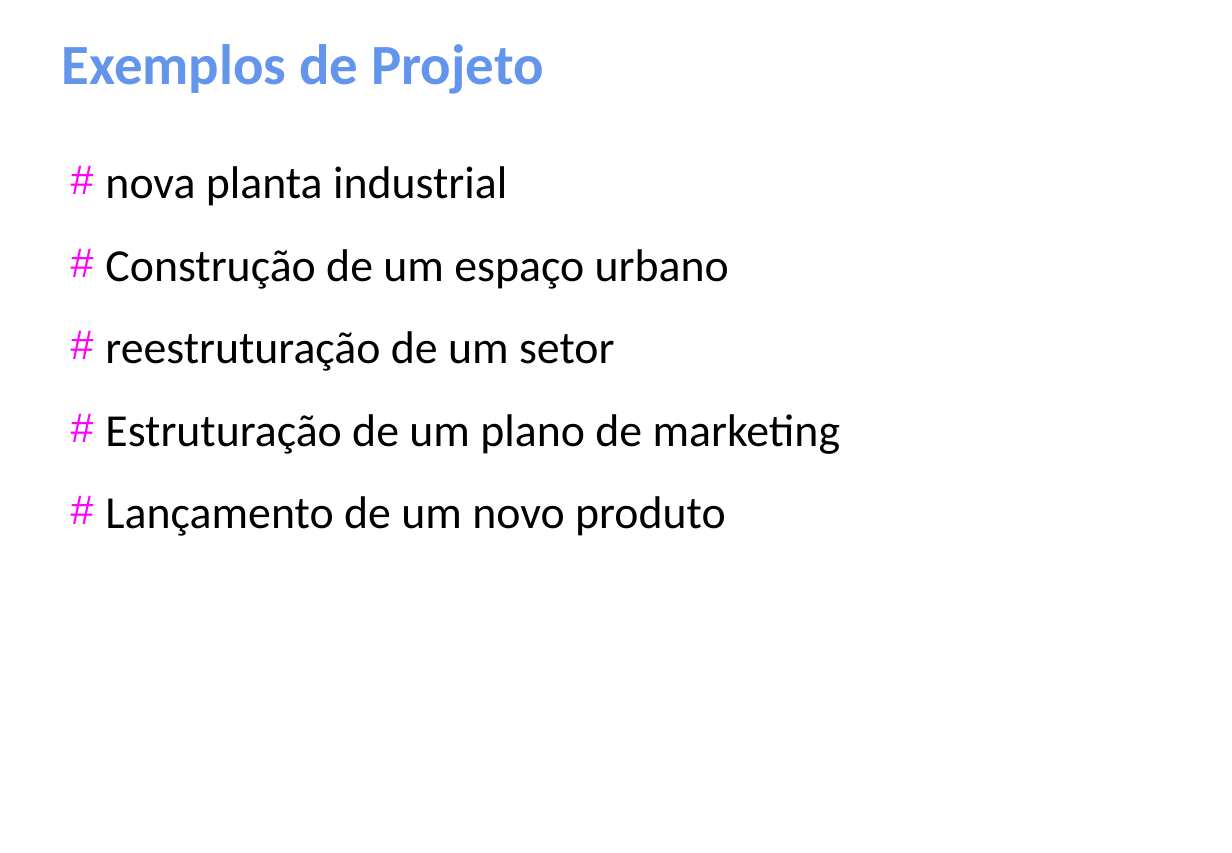
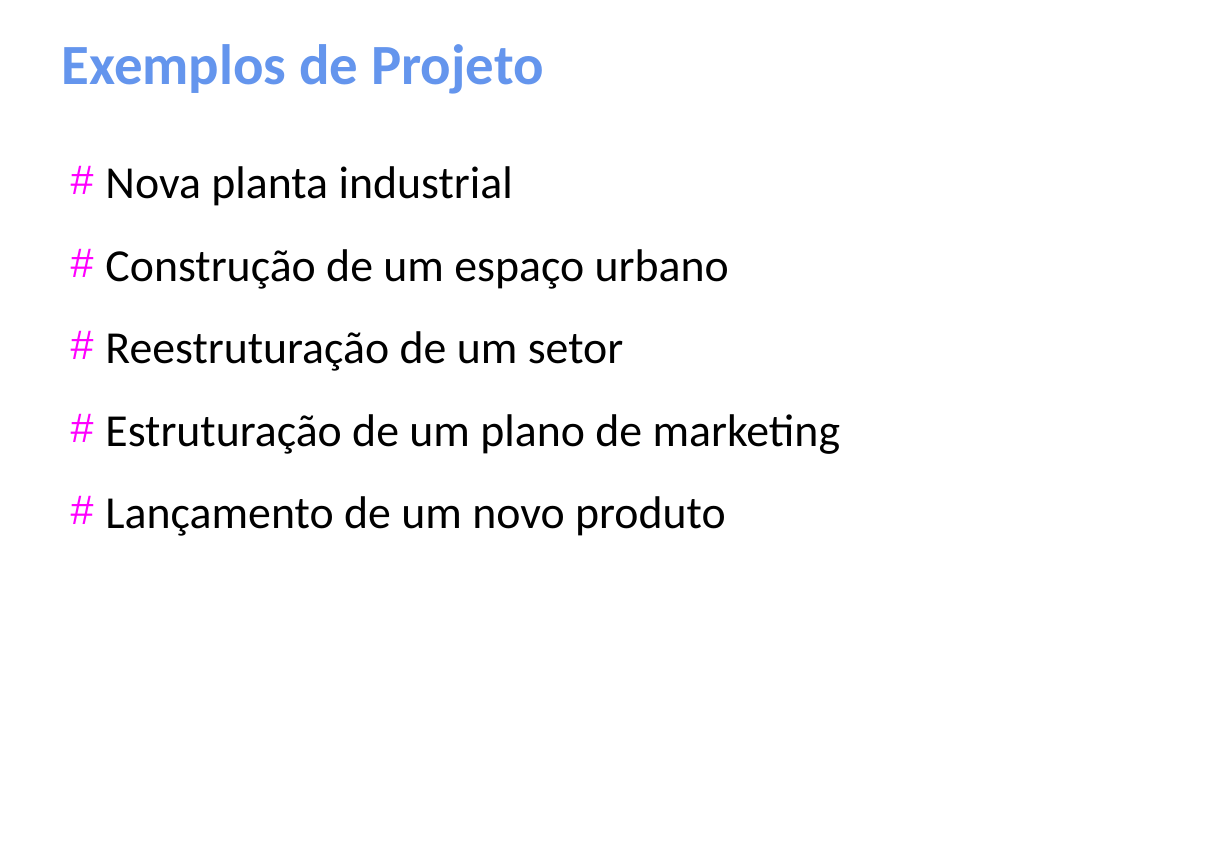
Before and after one commit to gomesluiz/gestao-de-projetos, a slide deck: slide 6 of aulas/project-aula-01.odp (slide 9 before the commit). Drawn at 1232x853 pixels with LibreOffice and Linux fonts; fonts in the diff are those of the drawing. Boxes give left, top, right and bottom in pixels: in the first picture for what was removed or moved away, otherwise in the second. Text is boxed around its words. In the diff, an @@ line names an element or a change of style, - is before the commit and + after.

```diff
--- a/aulas/project-aula-01.odp
+++ b/aulas/project-aula-01.odp
@@ text at box(105, 166, 513, 206): text changed @@
-# nova planta industrial
+# Nova planta industrial
@@ text at box(105, 331, 623, 371): text changed @@
-# reestruturação de um setor
+# Reestruturação de um setor
```
Also in this commit, not shown: 10 other slides changed, 20 slides added, 2 slides removed.
